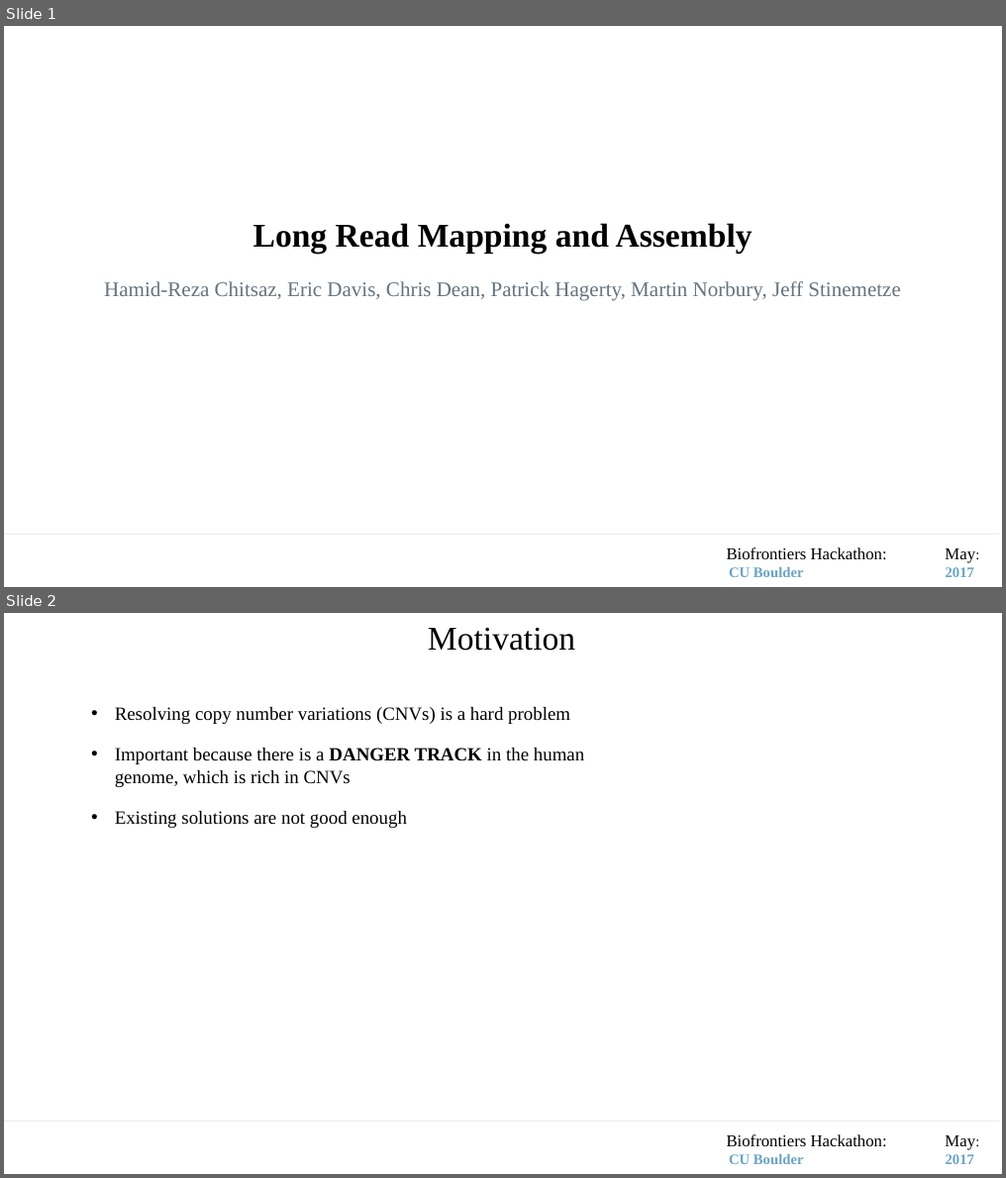
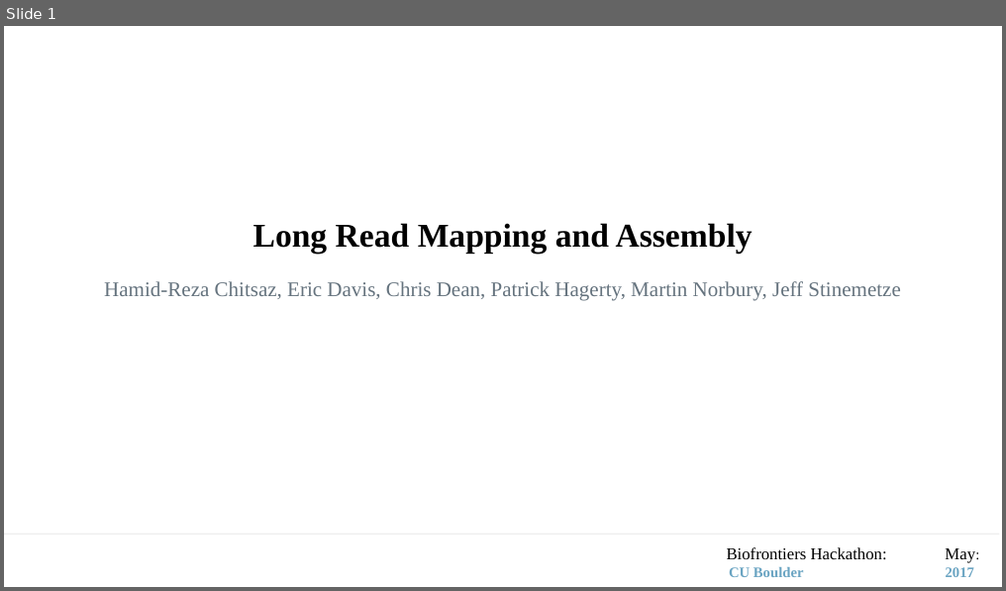
Before and after one commit to davisem/spire, a slide deck: LongReadAssembler.pptx. Shown one above the other, each under a label of ours: slides 1 and 2 before the commit, slide 1 after it. The pictures are 1006x1178 and 1006x591 pixels, drawn with LibreOffice and Linux fonts; fonts in the diff are those of the drawing. Boxes give left, top, right and bottom in pixels: in the first picture for what was removed or moved away, otherwise in the second. Text is boxed around its words. In the diff, an @@ line names an element or a change of style, - is before the commit and + after.

```diff
--- a/LongReadAssembler.pptx
+++ b/LongReadAssembler.pptx
@@ slide 2 removed at (4,613,1002,1174), background #FFFFFF @@
@@ text removed at (428,627,575,651) @@
-Motivation
@@ text removed at (115,707,570,724) @@
-• Resolving copy number variations (CNVs) is a hard problem
@@ text removed at (115,748,584,787) @@
-• Important because there is a DANGER TRACK in the human genome, which is rich in CNVs
@@ text removed at (115,811,407,828) @@
-• Existing solutions are not good enough
@@ line removed from (4, 1121) to (1000, 1121) @@
@@ text removed at (727,1135,975,1164) @@
-Biofrontiers Hackathon: May:
-CU Boulder 2017
```
Also in this commit, not shown: 4 slides added, 2 other slides removed, 1 other file.
